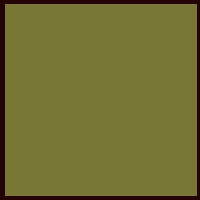
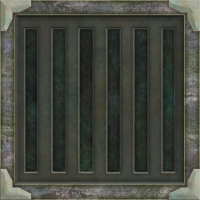
Layers edited between the first and the second 200×200 image:
added layer "Pasted Layer" above "Layer Group" over <box>0,0,200,200</box>
